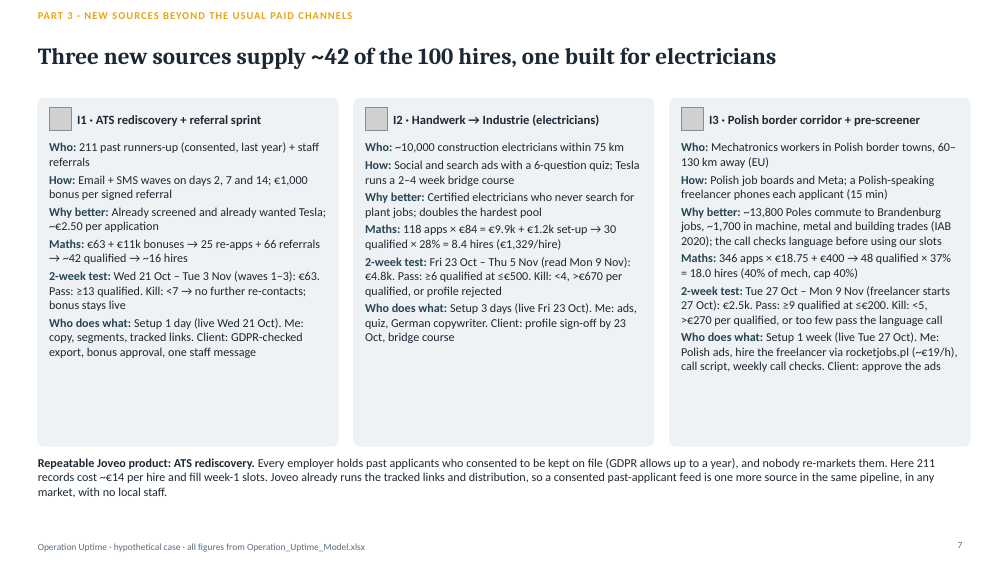
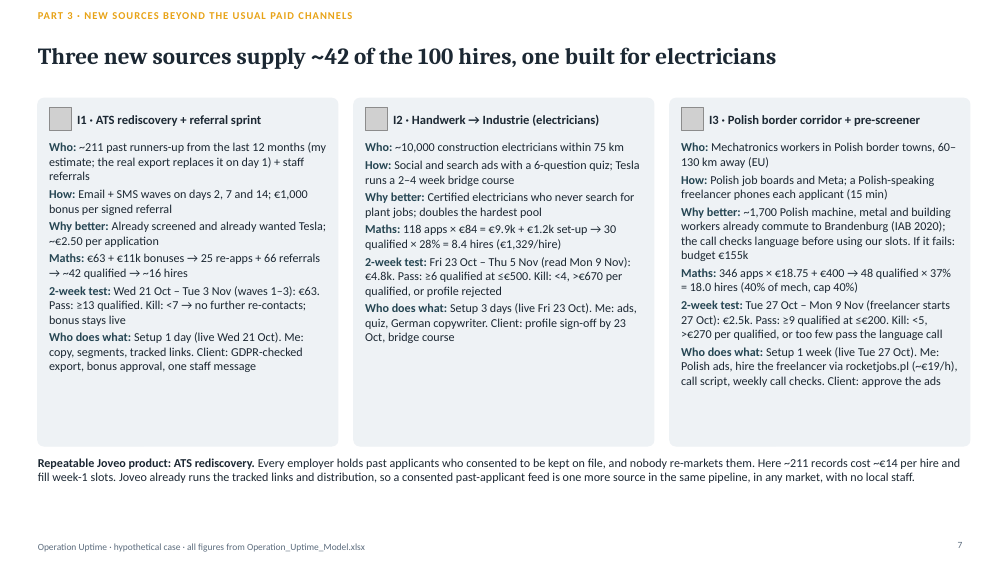
Before and after one commit to Anurag160596/haystack, a slide deck: slide 7 of operation_uptime/Operation_Uptime_Deck.pptx. Drawn at 1008x567 pixels with LibreOffice and Linux fonts; fonts in the diff are those of the drawing; grey boxes stand for pictures. Boxes give left, top, right and bottom in pixels: in the first picture for what was removed or moved away, otherwise in the second. Text is boxed around its words. In the diff, an @@ line names an element or a change of style, - is before the commit and + after.

```diff
--- a/operation_uptime/Operation_Uptime_Deck.pptx
+++ b/operation_uptime/Operation_Uptime_Deck.pptx
@@ text at bbox=[49, 142, 327, 180]: text changed @@
-Who: 211 past runners-up (consented, last year) + staff referrals
+Who: ~211 past runners-up from the last 12 months (my estimate; the real export replaces it on day 1) + staff referrals
@@ text at bbox=[681, 207, 955, 261]: text changed @@
-Why better: ~13,800 Poles commute to Brandenburg jobs, ~1,700 in machine, metal and building trades (IAB 2020); the call checks language before using our slots
+Why better: ~1,700 Polish machine, metal and building workers already commute to Brandenburg (IAB 2020); the call checks language before using our slots. If it fails: budget €155k
@@ text at bbox=[38, 458, 960, 483]: text changed @@
-Repeatable Joveo product: ATS rediscovery. Every employer holds past applicants who consented to be kept on file (GDPR allows up to a year), and nobody re-markets them. Here 211 records cost ~€14 per hire and fill week-1 slots. Joveo already runs the tracked links and distribution, so a consented past-applicant feed is one more source in the same pipeline, in any market, with no local staff.
+Repeatable Joveo product: ATS rediscovery. Every employer holds past applicants who consented to be kept on file, and nobody re-markets them. Here ~211 records cost ~€14 per hire and fill week-1 slots. Joveo already runs the tracked links and distribution, so a consented past-applicant feed is one more source in the same pipeline, in any market, with no local staff.
```
Also in this commit, not shown: 6 other slides changed, 3 other files.
